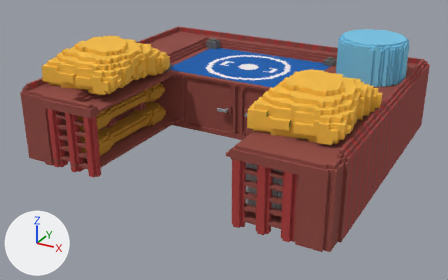
An edit to the OBJ model res/Models/UpgradeStations/base/base_upgrade_station.obj, drawn before and after from the same camera.
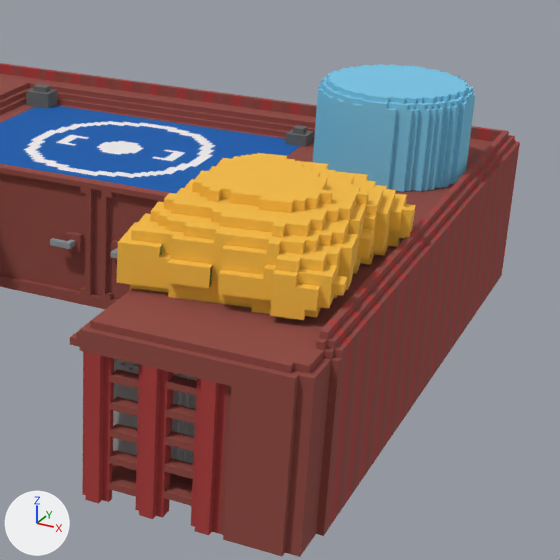
Each version appears first whole from a camera (50 mm lens) standing at (3.1, -5.69, 2.93) and looking at (0.01, -0.07, 0.12), and next in a close-up on the part from 43% to 100% of the width and 0% to 91% of the height. Lighting does not change. The marker at lower left points along +X, +Y and +Z. Where no turn or scale is listed for an object, it has been applied to the vertices.

Names of what the first close-up shows: 'Untitled'.
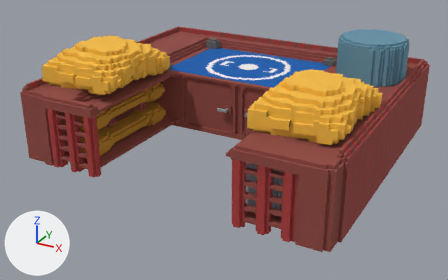
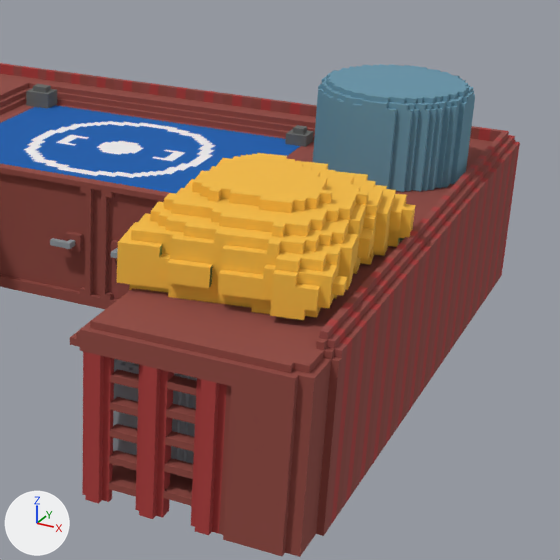
Commit message: Updated station model

Boxes [x1, y1, x2, y2] around the edits, measured in the close-ups (560 x 560 px):
part 1 of me_untitled, recoloured: [313, 64, 475, 192] in both

Diff of the bpy script that builds the scene:
```diff
--- a/res/Models/UpgradeStations/base/base_upgrade_station.obj.py
+++ b/res/Models/UpgradeStations/base/base_upgrade_station.obj.py
@@ img_plastik_png @@
+img_plastik_png = load_image('plastik.png', 'plastik.png', 1024, 1024, 'sRGB')
@@ img_metal_png @@
+img_metal_png = load_image('metal.png', 'metal.png', 1024, 1024, 'sRGB')
@@ mat_plastic @@
+mat_plastic = principled_material('plastic')
+mat_plastic.texture = img_plastik_png
+mat_plastic.roughness = 1.0
@@ mat_metal @@
+mat_metal = principled_material('metal')
+mat_metal.texture = img_metal_png
+mat_metal.roughness = 1.0
@@ me_untitled @@
 me_untitled.from_pydata(...)  # 5968 vertices, 7841 faces; spans x -1.8..1.8, y -1.47..1.8, z 0.0..1.23
 # used by ob_untitled; location = (0.0, 0.0, 0.0)
+# me_untitled part 1: all 250 faces that had it switch from mat_material_002 (blue #79c6e7) to mat_plastic (picture img_plastik_png)
 me_untitled.materials.append(mat_palette_001)
-me_untitled.materials.append(mat_material_001)  # grey #a7a7a7
 me_untitled.materials.append(mat_worki)
+me_untitled.materials.append(mat_metal)  # picture img_metal_png
```
